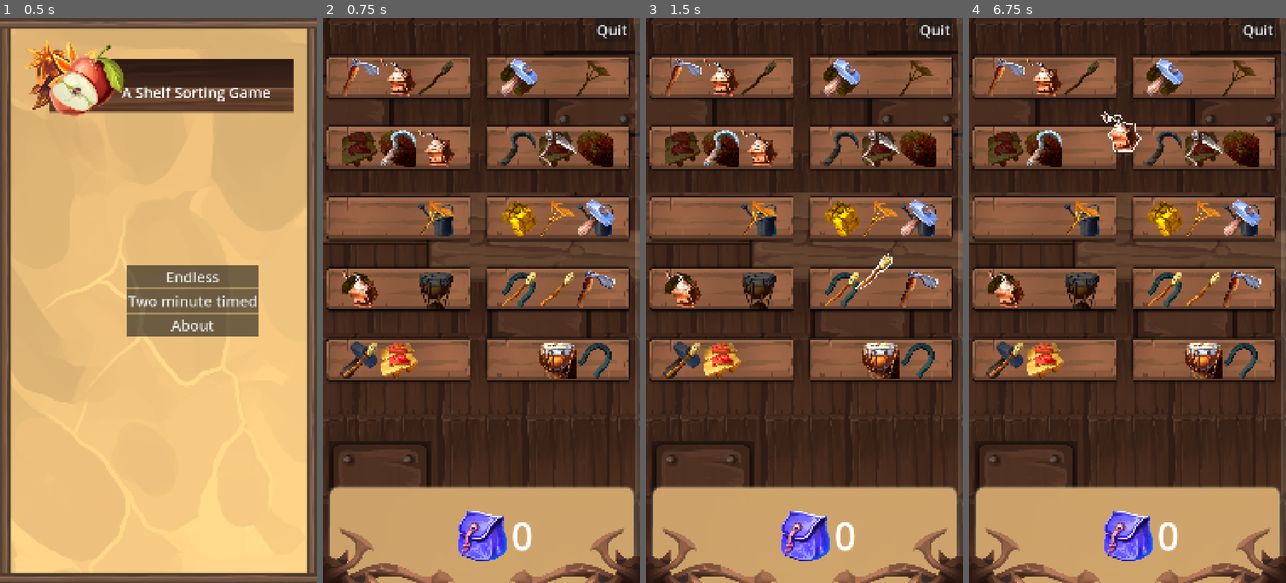
Above: before the commit, frames 1-4 (left to right).
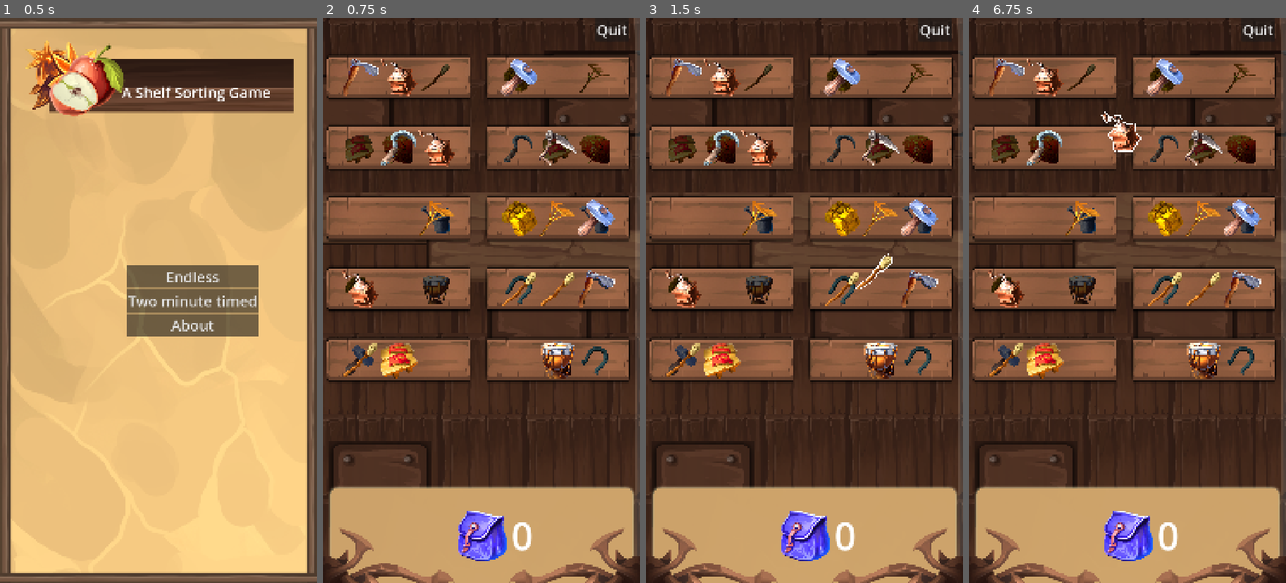
Above: after the commit, the same moments.

Repository: andrewcrisp/shelfsortinggame
Game: Godot game, scene res://scenes/game.tscn
Two runs of this game, one before a commit and one after it. Both use one fixed random seed, a clock stepped at 60 frames per second and the inputs below.
Inputs (mouse positions are in pixels of both pictures, inside the frame that each line leads up to):
- Up to frame 1 (0.5 s): no input
- Up to frame 2 (0.75 s): click "Endless" at 0.5 s
- Up to frame 3 (1.5 s): tap Enter at 1.25 s; move the mouse to (874, 272) at 1.27 s; click (874, 272) at 1.42 s
- Up to frame 4 (6.75 s): tap Space at 2, 3.5, 5 s; drag from (1064, 328) to (1007, 74) at 2.02 s; tap Enter at 2.75, 4.25 s; move the mouse to (1159, 176) at 2.77 s; drag from (1111, 413) to (1045, 74) at 3.52 s; move the mouse to (1222, 385) at 4.27 s; hold Down (ui_down) 4.28-5 s; drag from (1032, 215) to (1083, 74) at 5.02 s; move the mouse to (1143, 300) at 5.77 s; hold Down (ui_down) 5.78-6.5 s; click (1143, 300) at 5.92 s; drag from (1079, 159) to (1203, 74) at 6.52 s

Frame 1 is identical in both runs. In frame 2, 3.1% of the frame differs, in the area x 5-92%, y 7-64%; in frame 3, 3.1%; in frame 4, 3.1%.

Commit message:
Scale background items to try to differentiate

Diff:
--- a/scenes/groceries/sunflower.tscn
+++ b/scenes/groceries/sunflower.tscn
@@ -3,16 +3,11 @@
 [ext_resource type="Script" uid="uid://nfy7ub0kmvu6" path="res://scripts/sortable_item.gd" id="1_vxxt0"]
 [ext_resource type="PackedScene" uid="uid://cd6k6bp0xc3jt" path="res://scenes/sortable_item_shape.tscn" id="2_8qcyb"]
 [ext_resource type="Texture2D" uid="uid://ddfe256c7mtw5" path="res://assets/Basic_Furniture.png" id="2_boem4"]
-[ext_resource type="Shader" uid="uid://c2v3bnoqtll7y" path="res://scripts/shaders/outline.gdshader" id="3_xphav"]
+[ext_resource type="Shader" uid="uid://drlnm1h1y1nto" path="res://scripts/shaders/background_item.gdshader" id="3_xphav"]
 
 [sub_resource type="ShaderMaterial" id="ShaderMaterial_xphav"]
 resource_local_to_scene = true
 shader = ExtResource("3_xphav")
-shader_parameter/color = Color(1, 1, 1, 1)
-shader_parameter/width = 0.0
-shader_parameter/pattern = 0
-shader_parameter/inside = false
-shader_parameter/add_margins = true
 
 [node name="SortableItem" type="Node2D"]
 script = ExtResource("1_vxxt0")
--- a/scripts/sortable_item.gd
+++ b/scripts/sortable_item.gd
@@ -66,9 +66,11 @@
 		mySprite.material.set_shader_parameter("width", 10.0)
 
 func use_background_shader():
+	$Sprite2D.scale = Vector2(.8,.8)
 	$Sprite2D.material.shader = Globals.background_item_shader
 
 func use_carried_item_shader():
+	$Sprite2D.scale = Vector2(1,1)
 	$Sprite2D.material.shader = Globals.carried_item_shader
 
 func _on_area_2d_area_entered(area: Area2D) -> void:
--- a/scripts/spot.gd
+++ b/scripts/spot.gd
@@ -51,6 +51,7 @@
 			item.isGrabbable = true
 			item.position = Vector2.ZERO
 			item.mySprite.material.shader = Globals.carried_item_shader
+			item.get_node("Sprite2D").scale = Vector2(1,1)
 
 func isHoldingItem():
 	return heldItem != null
